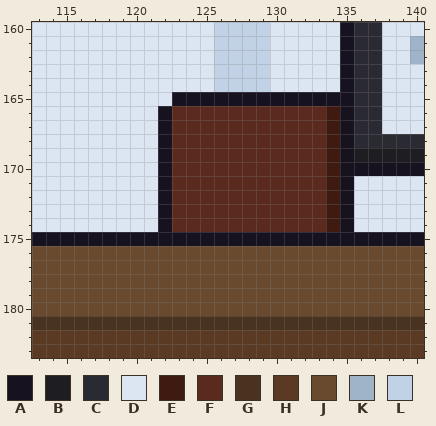
Edited in one commit: pixel-art file (office/site_realty_office_b.aseprite). This is how it looked before the edit.
320x320 pixels, 1 frame. Colours within 5 levels of each other are drawn and written as one. Shown: x 113..140, y 160..183.
Visible layers, top first: "Margins", "CharacterTest", "Plant", "Mon", "Desk", "Chair", "Sofa", "Window", "Trophy", "Frame", "Plate", "Doors", "Floor", "Wall", "Ceiling".
Palette (. is transparent): A #17121f  B #1e1e22  C #2a2a33  D #dce6f2  E #3e1a10  F #5a2a1e  G #4a3220  H #5a3a22  J #6a4a2e  K #9fb4c8  L #c2d2e6
Pixels before, first column x 113:
160 DDDDDDDDDDDDDLLLLDDDDDACCDDD
161 DDDDDDDDDDDDDLLLLDDDDDACCDDK
162 DDDDDDDDDDDDDLLLLDDDDDACCDDK
163 DDDDDDDDDDDDDLLLLDDDDDACCDDD
164 DDDDDDDDDDDDDLLLLDDDDDACCDDD
165 DDDDDDDDDDAAAAAAAAAAAAACCDDD
166 DDDDDDDDDAFFFFFFFFFFFEACCDDD
167 DDDDDDDDDAFFFFFFFFFFFEACCDDD
168 DDDDDDDDDAFFFFFFFFFFFEACCCCC
169 DDDDDDDDDAFFFFFFFFFFFEABBBBB
170 DDDDDDDDDAFFFFFFFFFFFEAAAAAA
171 DDDDDDDDDAFFFFFFFFFFFEADDDDD
172 DDDDDDDDDAFFFFFFFFFFFEADDDDD
173 DDDDDDDDDAFFFFFFFFFFFEADDDDD
174 DDDDDDDDDAFFFFFFFFFFFEADDDDD
175 AAAAAAAAAAAAAAAAAAAAAAAAAAAA
176 JJJJJJJJJJJJJJJJJJJJJJJJJJJJ
177 JJJJJJJJJJJJJJJJJJJJJJJJJJJJ
178 JJJJJJJJJJJJJJJJJJJJJJJJJJJJ
179 JJJJJJJJJJJJJJJJJJJJJJJJJJJJ
180 JJJJJJJJJJJJJJJJJJJJJJJJJJJJ
181 GGGGGGGGGGGGGGGGGGGGGGGGGGGG
182 HHHHHHHHHHHHHHHHHHHHHHHHHHHH
183 HHHHHHHHHHHHHHHHHHHHHHHHHHHH
Once edited:
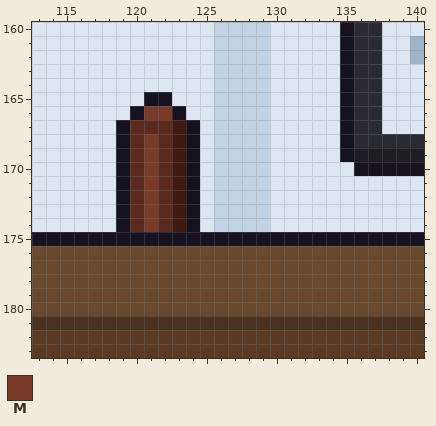
Colours new in this view: M #7a3a28
From old to new:
Changed rows in their new state; - is an unchanged pixel.
Layer "Chair":
first column x 119:
165 --AADDDLLLLDDDDD-
166 -AMMADDLLLLDDDDD-
167 AFFFEADLLLLDDDDD-
168 AFMFEADLLLLDDDDD-
169 AFMFEADLLLLDDDDD-
170 AFMFEADLLLLDDDDDD
171 AFMFEADLLLLDDDDDD
172 AFMFEADLLLLDDDDDD
173 AFMFEADLLLLDDDDDD
174 AFMFEADLLLLDDDDDD
